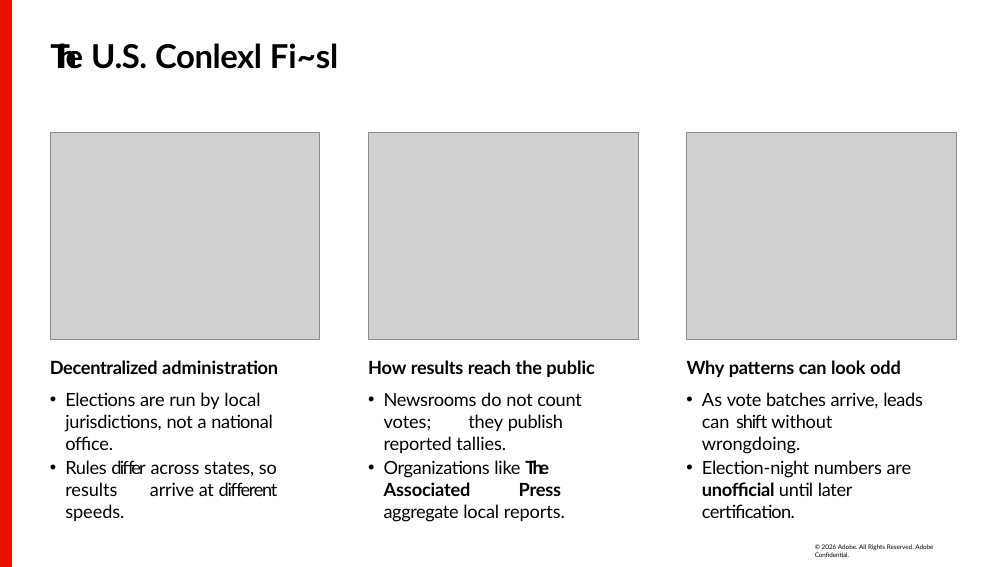
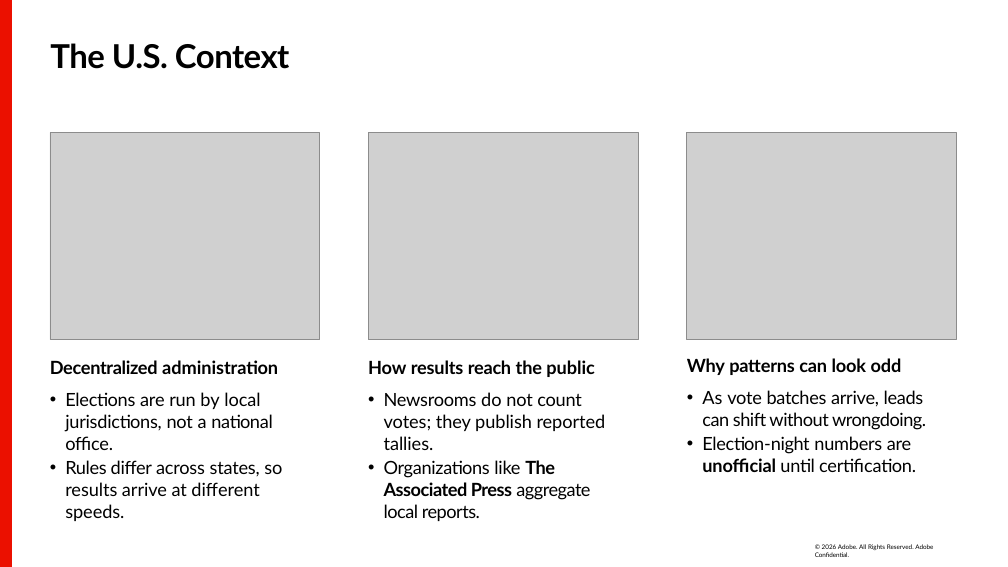
Before and after one commit to mandicai/rehearsal_mvp_kg, a slide deck: slide 5 of presentation-examples/election/Designing Election Dashboards Trust.pptx. Drawn at 1008x567 pixels with LibreOffice and Linux fonts; fonts in the diff are those of the drawing; grey boxes stand for pictures; background and template pictures are left out. Boxes give left, top, right and bottom in pixels: in the first picture for what was removed or moved away, otherwise in the second. Text is boxed around its words. In the diff, an @@ line names an element or a change of style, - is before the commit and + after.

```diff
--- a/presentation-examples/election/Designing Election Dashboards Trust.pptx
+++ b/presentation-examples/election/Designing Election Dashboards Trust.pptx
@@ title at [50,43,289,69]: text changed @@
-The U.S. Conlexl Fi~sl
+The U.S. Context
@@ text at [384,392,606,500]: letter spacing -0.2 to -0.1 pt in "they reported"; letter spacing -0.6 to -0.1 pt in "publish"; letter spacing -5 to -0.8 pt in "The"; letter spacing -0.2 to -0.8 pt in "Associated"; letter spacing -0.3 to -0.8 pt in "Press local"; letter spacing -0.6 to -0.8 pt in "aggregate"; letter spacing -0.1 to -0.8 pt in "reports." @@
@@ text at [702,390,926,430]: letter spacing -0.2 to -0.8 pt in "can"; letter spacing -1.8 to -0.8 pt in "shift"; letter spacing -0.3 to -0.8 pt in "without"; letter spacing -0.1 to -0.8 pt in "wrongdoing." @@
@@ text at [702,436,916,472]: text changed @@
-• Election-night numbers are unoﬃcial until later certification.
+• Election-night numbers are unofficial until certification.
@@ text at [65,460,282,496]: letter spacing -2.5 to -0.6 pt in "differ"; letter spacing -0.3 to -0.1 pt in "arrive"; letter spacing -0.5 to -0.1 pt in "at"; letter spacing -1.9 to -0.1 pt in "different" @@
```
Also in this commit, not shown: 13 other slides changed, 13 other files.
